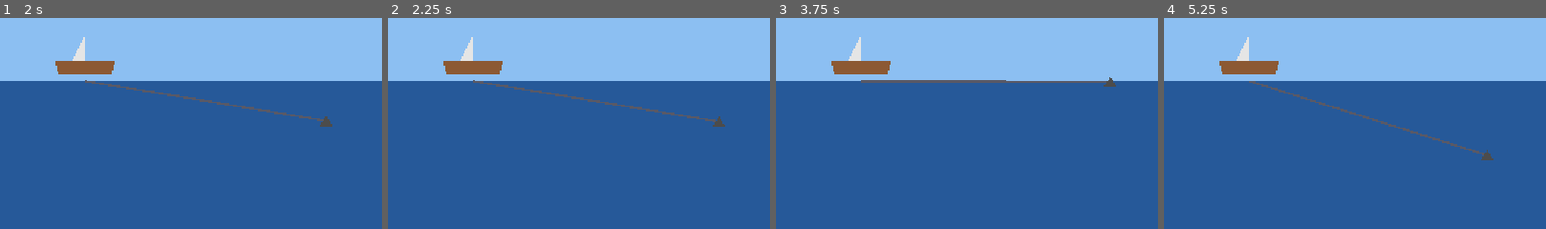
Above: before the commit, frames 1-4 (left to right).
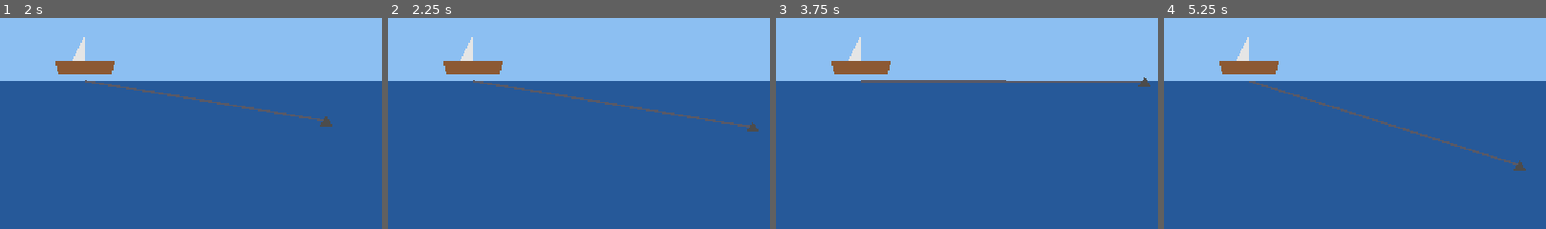
Above: after the commit, the same moments.

Repository: hysonger/anchor-loot
Game: Godot game, scene res://scenes/main.tscn
Two runs of this game, one before a commit and one after it. Both use one fixed random seed, a clock stepped at 60 frames per second and the inputs below.
Inputs (mouse positions are % of the whole screen's width and height, from its top left):
- Up to frame 1 (2 s): click "开始游戏 [Space]" at 0.5 s; tap Enter at 1.25 s; move the mouse to (72, 44) at 1.27 s; click (72, 44) at 1.42 s; tap Space at 1.52 s
- Up to frame 2 (2.25 s): tap Space at 2 s; move the mouse to (30, 54) at 2.02 s; click (30, 54) at 2.17 s
- Up to frame 3 (3.75 s): tap Space at 2.27 s; move the mouse to (60, 27) at 2.77 s; click (60, 27) at 2.92 s; move the mouse to (45, 70) at 3.52 s; click (45, 70) at 3.67 s
- Up to frame 4 (5.25 s): tap Space at 3.77, 4.52 s; move the mouse to (80, 64) at 4.27 s; click (80, 64) at 4.42 s; move the mouse to (20, 34) at 5.02 s; click (20, 34) at 5.17 s
The pictures show only the part of the screen within x 2-52%, y 12-62%; the shares and areas given below are measured in that part.

Frame 1 is identical in both runs. In frame 2, 0.2% of the frame differs, in the area x 85-97%, y 46-54%; in frame 3, 0.2%; in frame 4, 0.2%.

Commit message:
feat(item): add spawn protection to prevent loot from being destroyed by same shot

Diff:
--- a/autoload/game.gd
+++ b/autoload/game.gd
@@ -45,13 +45,15 @@
 # ---- 攻击性鱼（AggressiveFish）----
 const AGGRO_DETECT_DIST   := 576.0
 const AGGRO_WINDUP_TIME   := 0.5
-const AGGRO_CHARGE_SPEED  := 380.0
+const AGGRO_CHARGE_SPEED  := 250.0
 
 # ---- 宝藏（TreasureItem）----
-const TREASURE_FALL_SPEED_SMALL := 60.0
-const TREASURE_FALL_SPEED_LARGE := 100.0
+const TREASURE_FALL_SPEED_SMALL := 10
+const TREASURE_FALL_SPEED_LARGE := 50
 
-const MAX_CHAIN_LEN := 460.0
+const SPAWN_PROTECTION_TIME := 0.3
+
+const MAX_CHAIN_LEN := 500
 const ANCHOR_FIRE_SPEED := 650.0
 const ANCHOR_RETRACT_SPEED := 900.0
 # No FIRE_ANGLE_MAX_DEG: the only aim constraint is "never up" (dir.y >= 0); horizontal is the max.
--- a/scripts/item.gd
+++ b/scripts/item.gd
@@ -5,6 +5,7 @@
 # 伤害默认 0（安全兜底，裸 Item 不应被实例化）；子类用 DAMAGE 常量覆写 _get_damage()。
 
 var velocity: Vector2 = Vector2.ZERO
+var _spawn_protection: float = 0.0
 
 func _ready() -> void:
 	area_entered.connect(_on_area_entered)
@@ -12,10 +13,13 @@
 func setup(pos: Vector2) -> void:
 	global_position = pos
 	velocity = _init_velocity()
+	_spawn_protection = Game.SPAWN_PROTECTION_TIME
 
 func _physics_process(delta: float) -> void:
 	global_position += velocity * delta
 	_post_move(delta)
+	if _spawn_protection > 0.0:
+		_spawn_protection = max(0.0, _spawn_protection - delta)
 	if global_position.x < -60.0:
 		queue_free()
 
@@ -24,7 +28,7 @@
 
 func _post_move(_delta: float) -> void:
 	# 通用物理不变量：任何上浮物品抵水面即止，随后沿水面漂流。
-	# vy<0 才触发；DriftItem(vy=0) 天然跳过。
+	# vy<0 才触发；vy=0 天然跳过。
 	if velocity.y < 0.0 and global_position.y <= Game.WATERLINE_Y:
 		global_position.y = Game.WATERLINE_Y
 		velocity.y = 0.0
@@ -36,6 +40,8 @@
 func _on_killed() -> void:               pass                  # 被锚击毁钩子（子类覆写）
 
 func _on_area_entered(area: Area2D) -> void:
+	if _spawn_protection > 0.0:
+		return
 	if area.is_in_group("anchor_head"):
 		Game.add_score(_get_score())
 		_on_killed()
